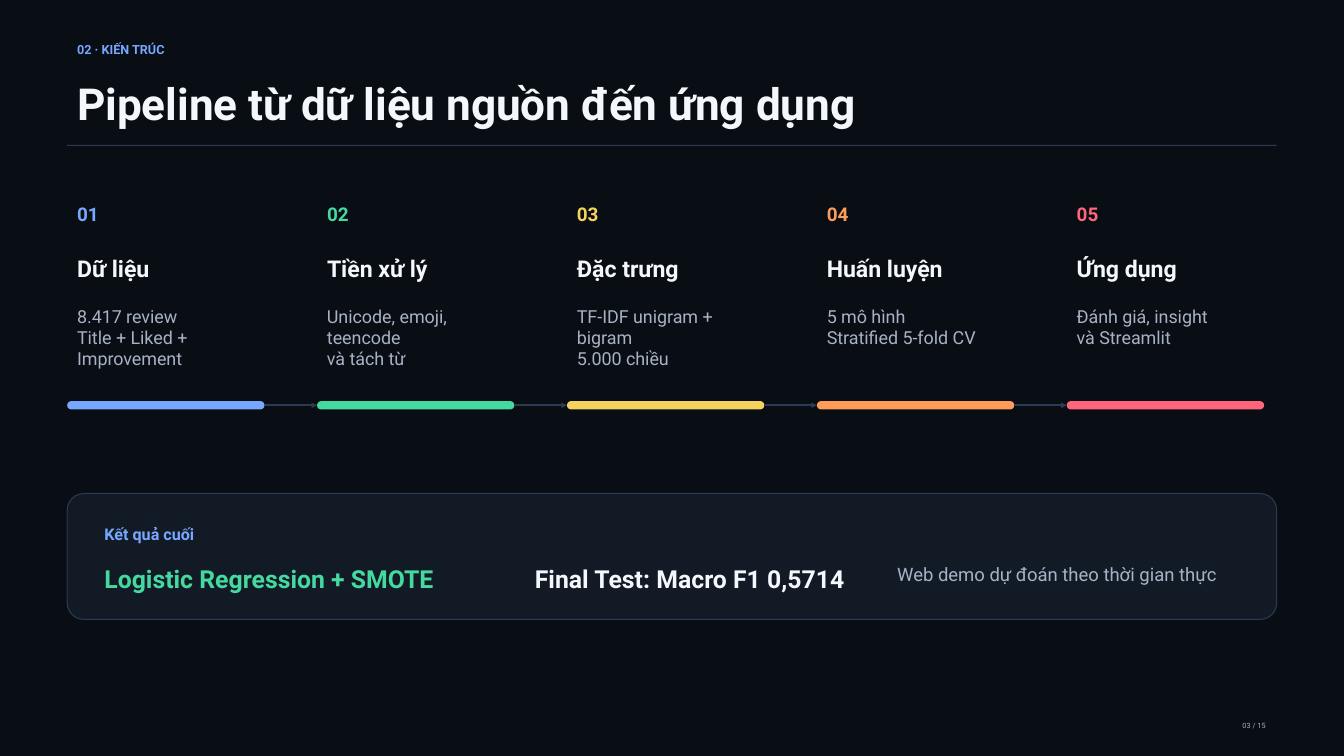
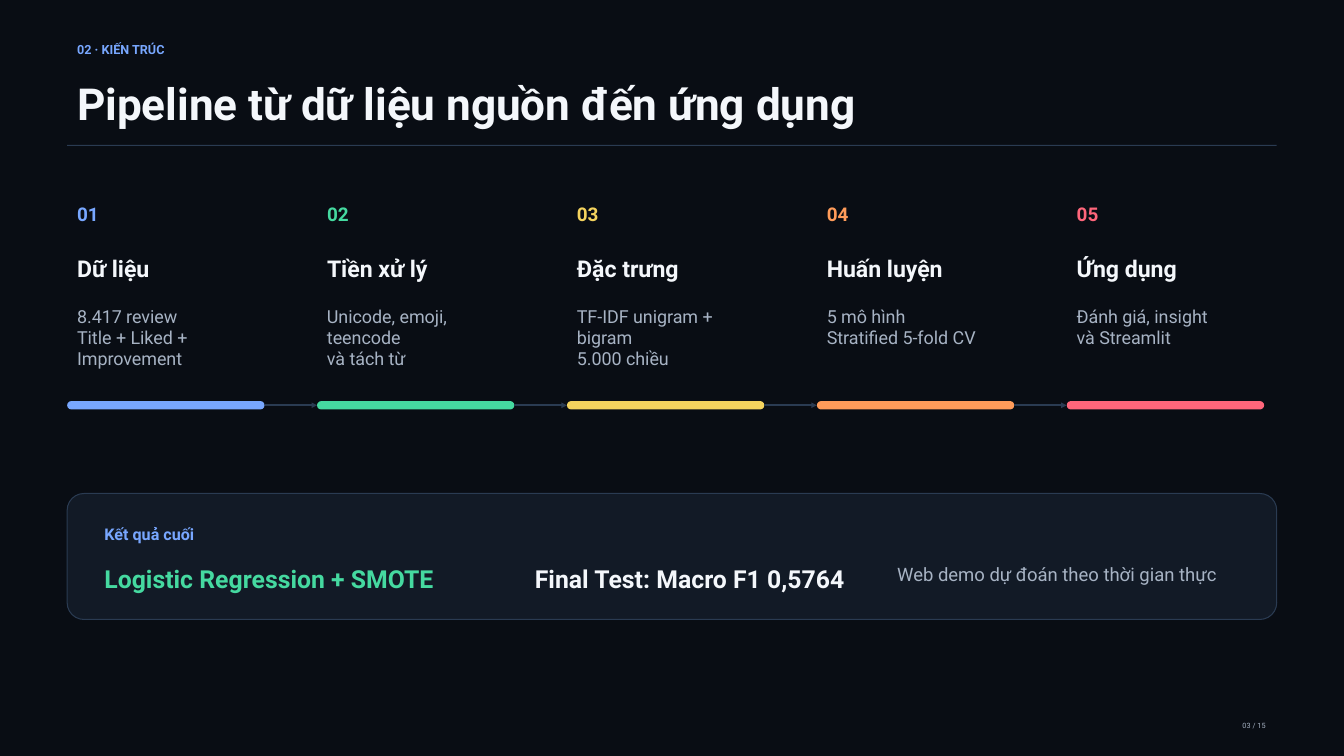
Before and after one commit to NDK2002/ML-Sentiment-Analysis-ITviec, a slide deck: slide 3 of reports/slides/ITviec_Sentiment_Analysis.pptx. Drawn at 1344x756 pixels with LibreOffice and Linux fonts; fonts in the diff are those of the drawing. Boxes give left, top, right and bottom in pixels: in the first picture for what was removed or moved away, otherwise in the second. Text is boxed around its words. In the diff, an @@ line names an element or a change of style, - is before the commit and + after.

```diff
--- a/reports/slides/ITviec_Sentiment_Analysis.pptx
+++ b/reports/slides/ITviec_Sentiment_Analysis.pptx
@@ text at box(535, 569, 844, 593): text changed @@
-Final Test: Macro F1 0,5714
+Final Test: Macro F1 0,5764
```
Also in this commit, not shown: 8 other slides changed, 27 other files.
